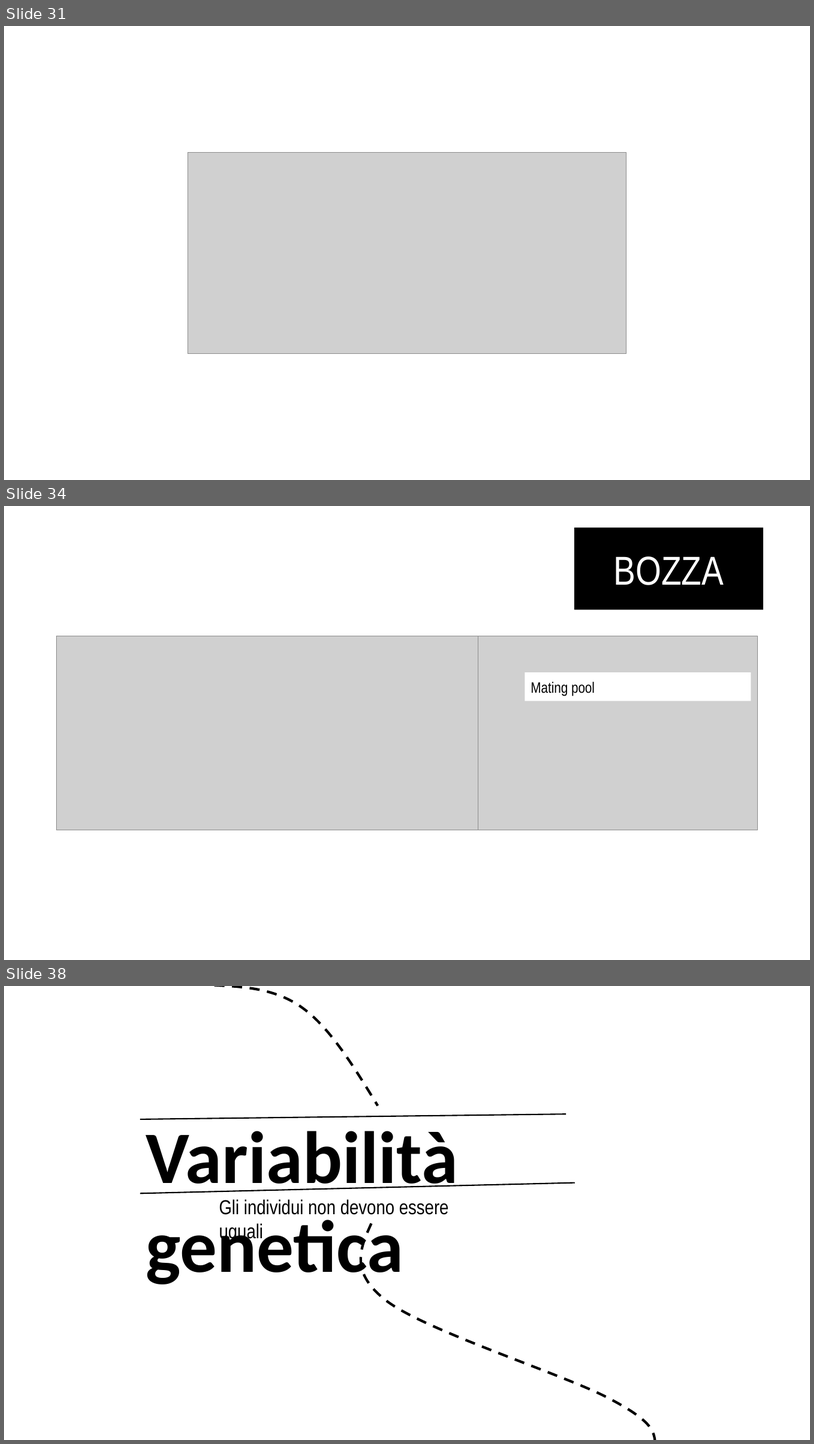
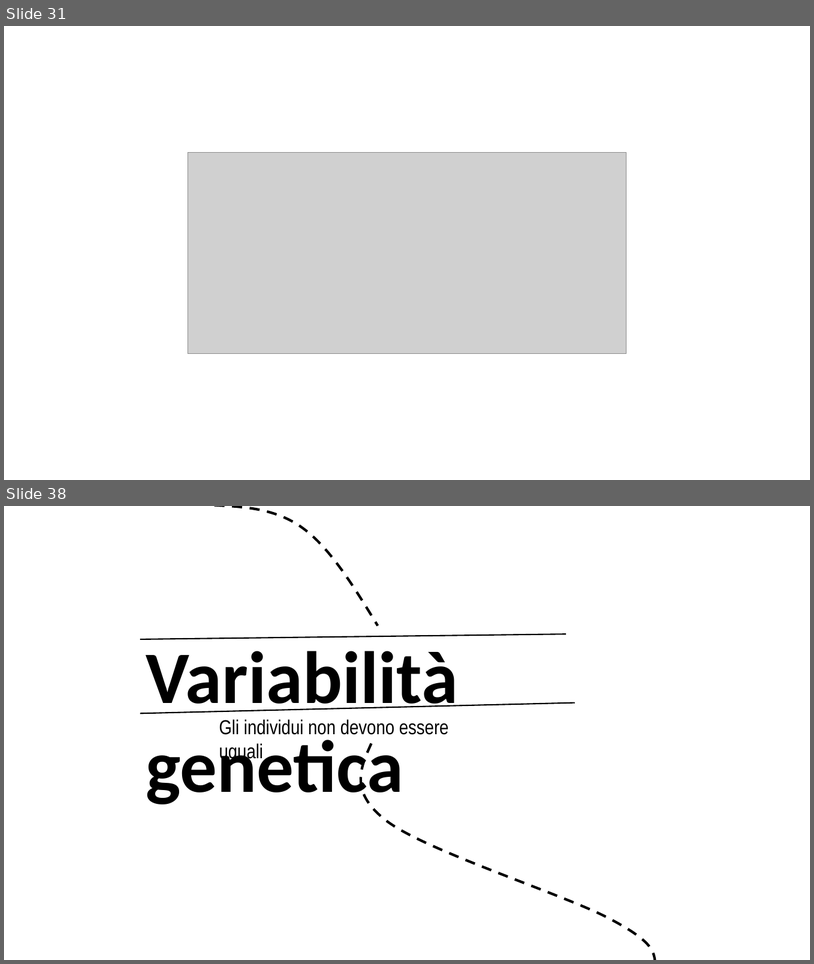
Before and after one commit to Teiolass/tesina, a slide deck: Presentazioni/Algoritmi genetici.pptx. Shown one above the other, each under a label of ours: slides 31, 34 and 38 before the commit, slides 31 and 38 after it; the slides between them are not shown. The pictures are 814x1444 and 814x964 pixels, drawn with LibreOffice and Linux fonts; fonts in the diff are those of the drawing; grey boxes stand for pictures. Boxes give left, top, right and bottom in pixels: in the first picture for what was removed or moved away, otherwise in the second. Text is boxed around its words. In the diff, an @@ line names an element or a change of style, - is before the commit and + after.

```diff
--- a/Presentazioni/Algoritmi genetici.pptx
+++ b/Presentazioni/Algoritmi genetici.pptx
@@ slide 34 removed at (4,506,810,960), background #FFFFFF @@
@@ rectangle removed at (575,528,763,610) @@
-BOZZA
@@ picture removed at (56,636,478,830) @@
@@ picture removed at (479,636,758,830) @@
@@ rectangle removed at (525,672,752,701) @@
-Mating pool
```
Also in this commit, not shown: 8 slides changed, 2 slides added, 1 other slide removed, 2 other files.
